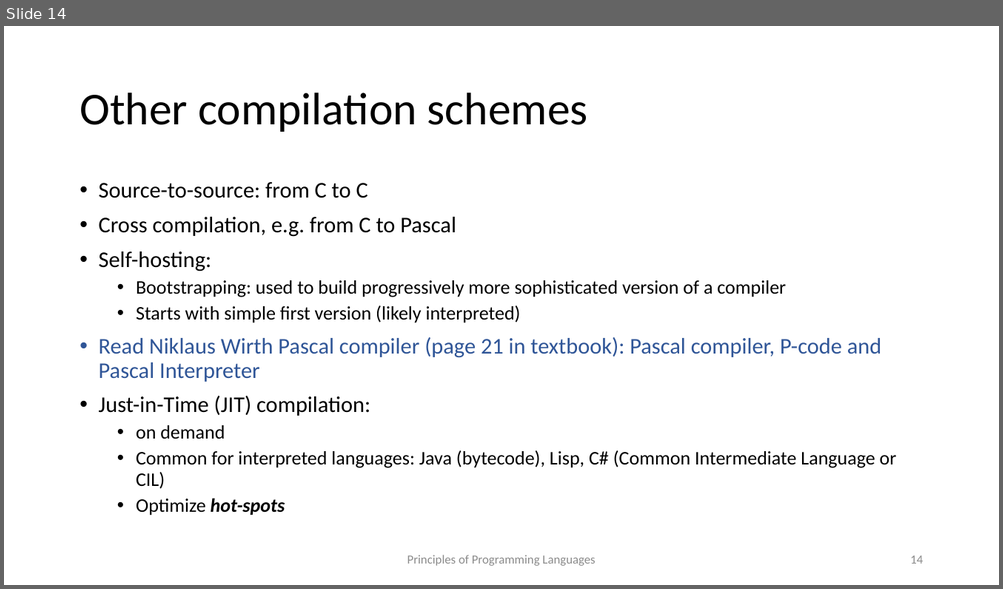
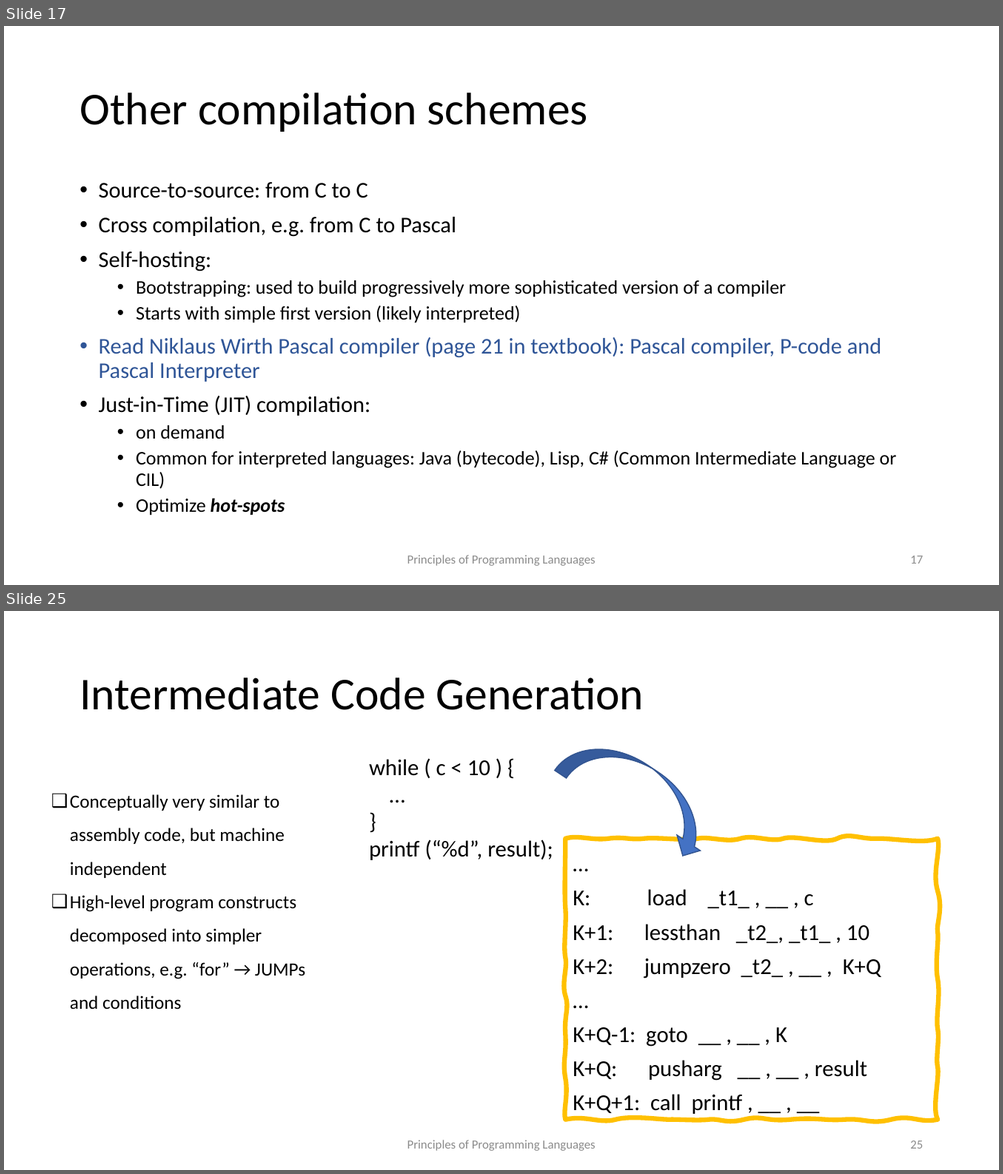
Before and after one commit to kongm/pl-design, a slide deck: introduction.pptx. Shown one above the other, each under a label of ours: slide 14 before the commit, slides 17 and 25 after it; the slides between them are not shown. The pictures are 1003x589 and 1003x1174 pixels, drawn with LibreOffice and Linux fonts; fonts in the diff are those of the drawing. Boxes give left, top, right and bottom in pixels: in the first picture for what was removed or moved away, otherwise in the second. Text is boxed around its words. In the diff, an @@ line names an element or a change of style, - is before the commit and + after.

```diff
--- a/introduction.pptx
+++ b/introduction.pptx
@@ slide 25 added at (4,611,999,1170), background #FFFFFF @@
@@ title added at (79,678,644,710), 44 pt, text #000000 @@
+Intermediate Code Generation
@@ curved down arrow added at (555,724,726,864), fill #4472C4, outline #325491 1 pt @@
@@ text added at (369,759,553,860), 22 pt, text #000000 @@
+while ( c < 10 ) {
+…
+}
+printf (“%d”, result);
@@ text added at (70,795,305,1010), 18 pt, text #000000 @@
+❑ Conceptually very similar to assembly code, but machine independent
+❑ High-level program constructs decomposed into simpler operations, e.g. “for” → JUMPs and conditions
@@ freeform shape added at (565,839,937,1120), outline #FFC000 4.5 pt, 22 pt, text #000000 @@
+…
+K: load _t1_ , __ , c
+K+1: lessthan _t2_, _t1_ , 10
+K+2: jumpzero _t2_ , __ , K+Q
+…
+K+Q-1: goto __ , __ , K
+K+Q: pusharg __ , __ , result
+K+Q+1: call printf , __ , __
@@ text added at (407,1140,595,1151), 12 pt, text #8C8C8C @@
+Principles of Programming Languages
@@ page number added at (910,1141,922,1149), 12 pt, text #8C8C8C @@
+25
@@ what was slide 14 is now slide 17 @@
@@ page number at (910,556,922,564): text changed @@
-14
+17
```
Also in this commit, not shown: 1 slide changed, 12 other slides added, 1 slide removed, 2 other files.
